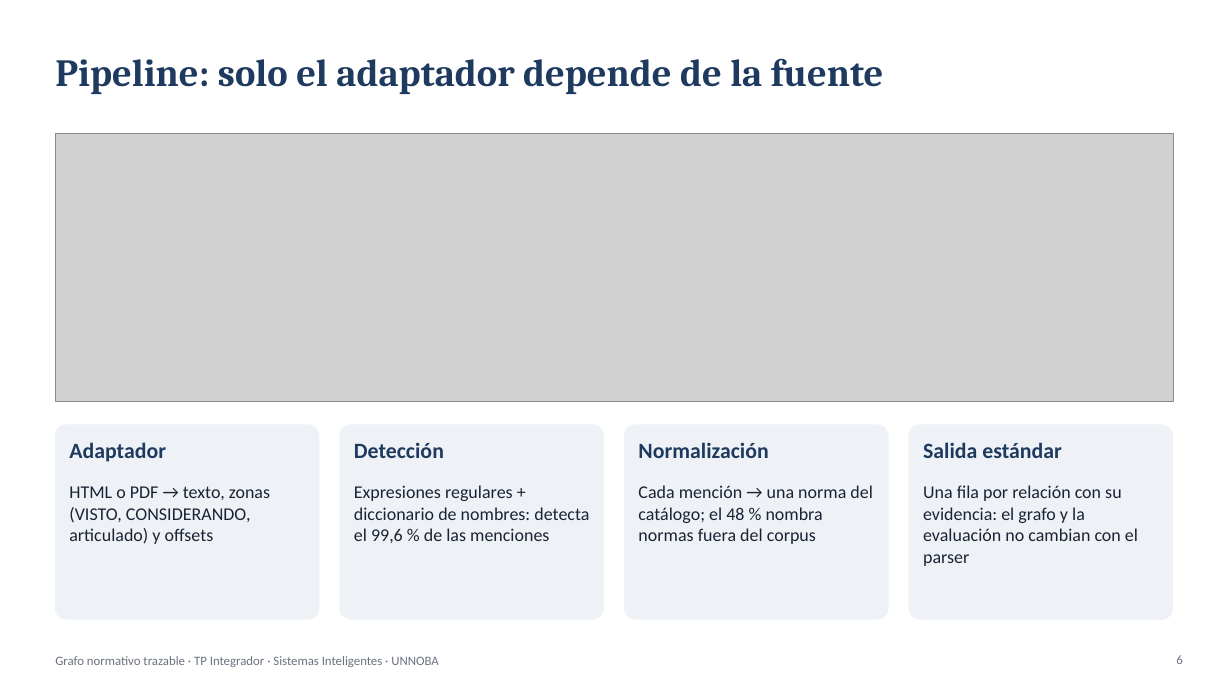
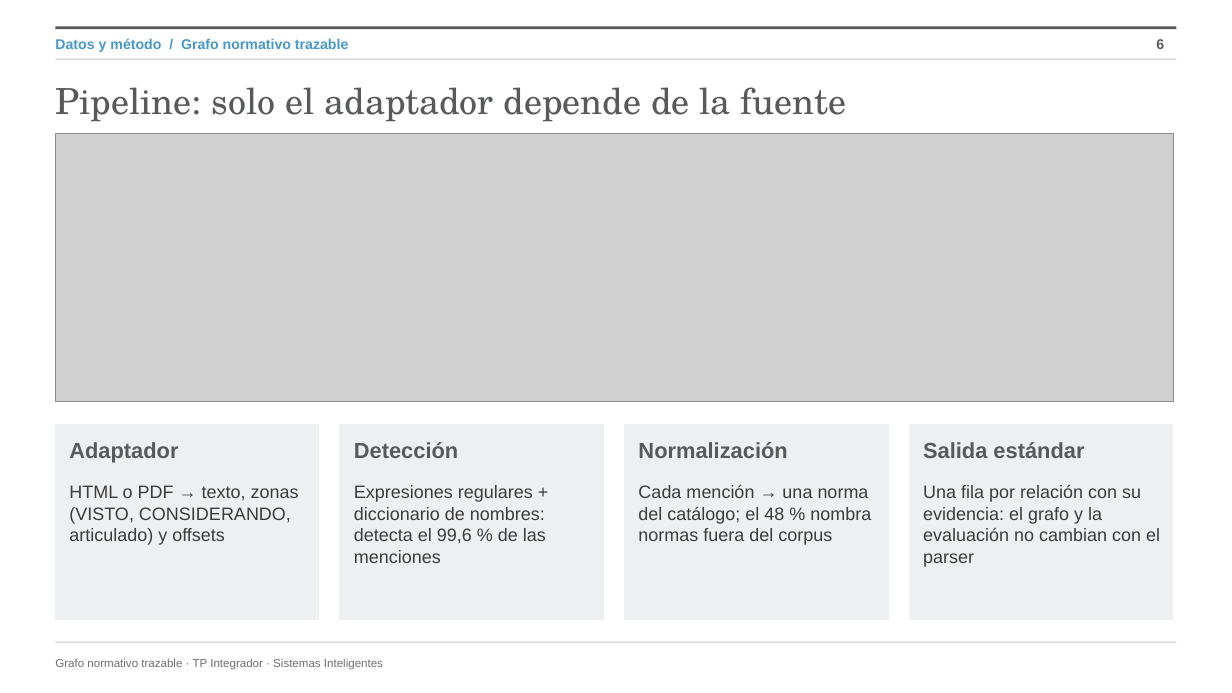
Before and after one commit to JuampiJPT/grafo-legal, a slide deck: slide 6 of docs/presentacion/presentacion_coloquio.pptx. Drawn at 1232x693 pixels with LibreOffice and Linux fonts; fonts in the diff are those of the drawing; grey boxes stand for pictures; background and template pictures are left out. Boxes give left, top, right and bottom in pixels: in the first picture for what was removed or moved away, otherwise in the second. Text is boxed around its words. In the diff, an @@ line names an element or a change of style, - is before the commit and + after.

Commit message:
Presentación con la identidad UNNOBA del manual (B74)

```diff
--- a/docs/presentacion/presentacion_coloquio.pptx
+++ b/docs/presentacion/presentacion_coloquio.pptx
@@ line added from (55, 28) to (1177, 28), #58595B 2.25 pt @@
@@ line added from (55, 59) to (1177, 59), #C6C7C8 0.75 pt @@
@@ text added at [55,38,348,52], 11 pt, text #4698CB, bold @@
+Datos y método / Grafo normativo trazable
@@ page number: place and size @@
-page number at [1176,655,1182,664]
+page number at [1156,39,1164,49]
@@ page number at [1156,39,1164,49]: size 10 to 11 pt, font Calibri to Arial, text colour #6B7280 to #58595B, bold on @@
@@ title "Pipeline: solo el adaptador depende ...": place and size @@
-title "Pipeline: solo el adaptador depende ..." at [55,58,884,94]
+title "Pipeline: solo el adaptador depende ..." at [55,87,847,122]
@@ title "Pipeline: solo el adaptador depende ..." at [55,87,847,122]: size 30 to 28 pt, font Cambria to TeX Gyre Schola, text colour #1F3A5F to #58595B, bold off @@
@@ rounded rectangle removed at [55,425,319,619] @@
@@ rectangle added at [55,425,319,619], fill #EEEFF0, outline #EEEFF0 1 pt @@
@@ rounded rectangle removed at [340,425,604,619] @@
@@ rectangle added at [340,425,604,619], fill #EEEFF0, outline #EEEFF0 1 pt @@
@@ rounded rectangle removed at [625,425,888,619] @@
@@ rectangle added at [625,425,888,619], fill #EEEFF0, outline #EEEFF0 1 pt @@
@@ rounded rectangle removed at [909,425,1173,619] @@
@@ rectangle added at [909,425,1173,619], fill #EEEFF0, outline #EEEFF0 1 pt @@
@@ font Calibri to Arial, text colour #1F3A5F to #58595B in 4 elements at [69,442,178,462], [354,442,458,458], [638,442,787,458], [923,442,1084,458] @@
@@ font Calibri to Arial, text colour #1B2333 to #3C3C3B in 4 elements at [69,485,299,545], [354,485,546,563], [638,484,871,545], [923,484,1160,567] @@
@@ text at [55,658,383,670]: text changed; size 10 to 9 pt; font Calibri to Arial; text colour #6B7280 to #6D6E71 @@
-Grafo normativo trazable · TP Integrador · Sistemas Inteligentes · UNNOBA
+Grafo normativo trazable · TP Integrador · Sistemas Inteligentes
@@ line added from (55, 642) to (1177, 642), #C6C7C8 0.75 pt @@
```
Also in this commit, not shown: 20 other slides changed, 6 other files.
